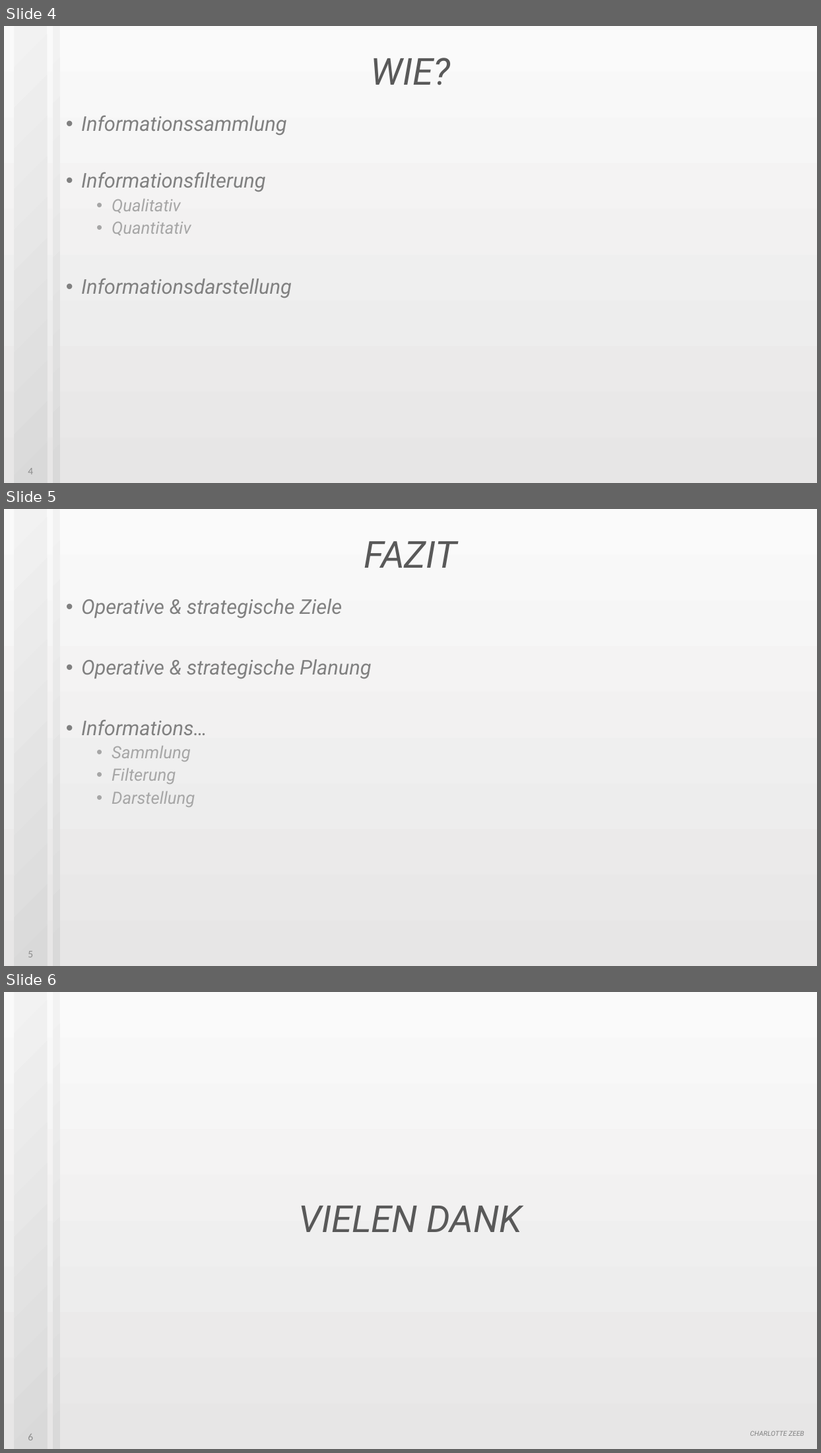
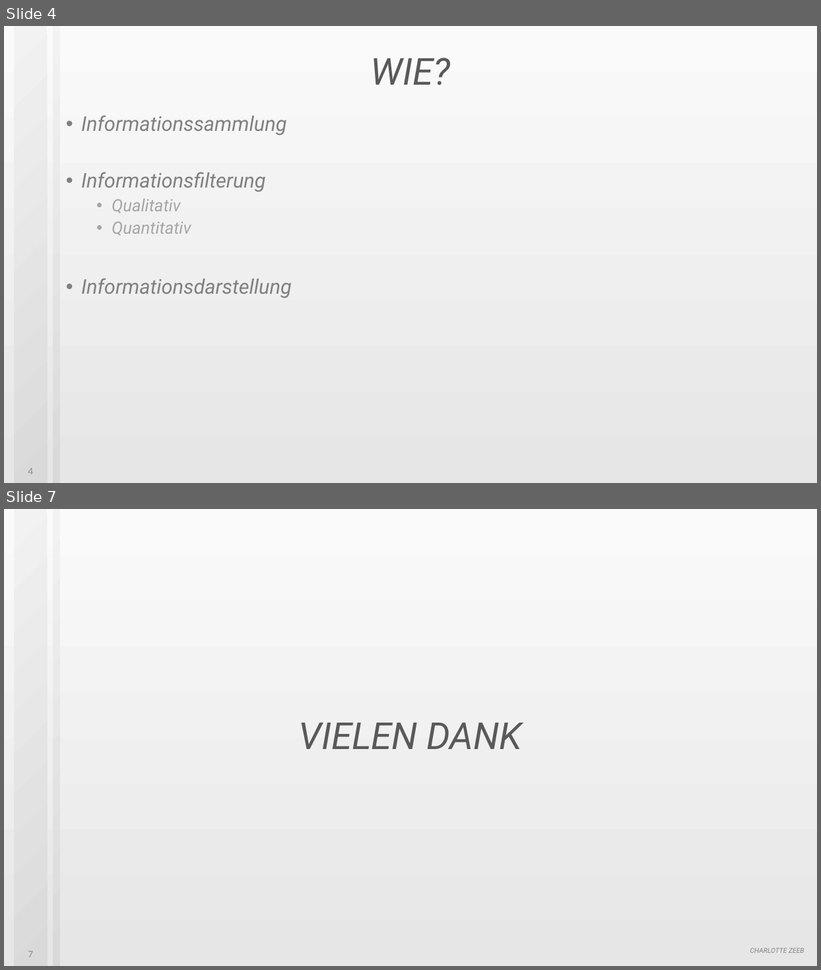
Before and after one commit to JMFootBallPlyr/Hard-drive-system-, a slide deck: APPR/UF/presents/Businessplan01.pptx. Shown one above the other, each under a label of ours: slides 4, 5 and 6 before the commit, slides 4 and 7 after it; the slides between them are not shown. The pictures are 821x1453 and 821x970 pixels, drawn with LibreOffice and Linux fonts; fonts in the diff are those of the drawing. Boxes give left, top, right and bottom in pixels: in the first picture for what was removed or moved away, otherwise in the second. Text is boxed around its words. In the diff, an @@ line names an element or a change of style, - is before the commit and + after.

```diff
--- a/APPR/UF/presents/Businessplan01.pptx
+++ b/APPR/UF/presents/Businessplan01.pptx
@@ slide 5 removed at [4, 509, 817, 966], background gradient #FAFAFA to #E7E6E6 @@
@@ rectangle removed at [15, 509, 48, 966] @@
@@ rectangle removed at [53, 509, 59, 966] @@
@@ title removed at [364, 541, 457, 568] @@
-FAZIT
@@ text removed at [81, 599, 371, 807] @@
-• Operative & strategische Ziele
-• Operative & strategische Planung
-• Informations…
-  • Sammlung
-  • Filterung
-  • Darstellung
@@ page number removed at [28, 951, 33, 958] @@
-5
@@ what was slide 6 is now slide 7 @@
@@ page number at [28, 951, 33, 958]: text changed @@
-6
+7
```
Also in this commit, not shown: 1 slide changed, 2 slides added.
